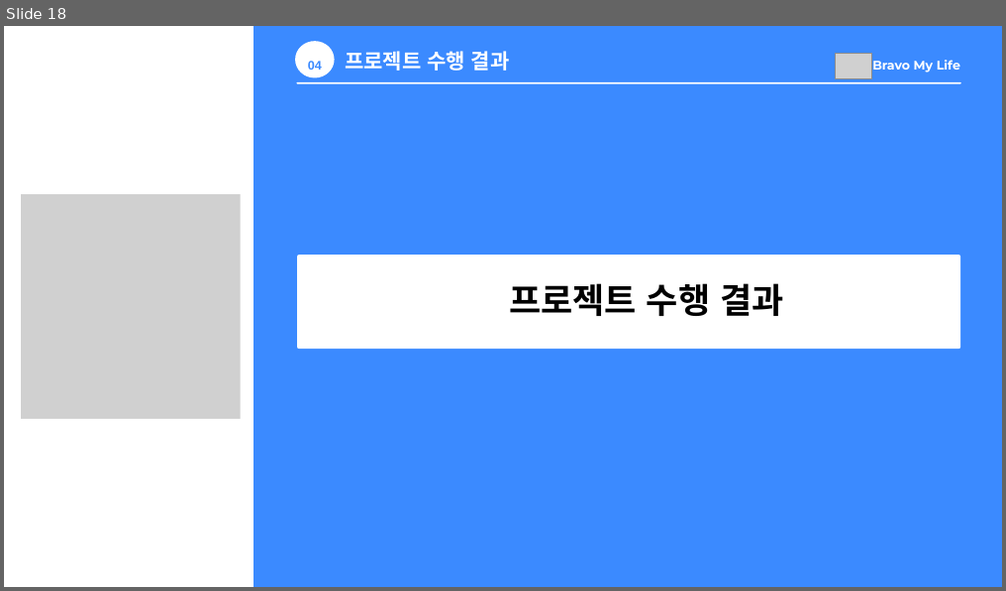
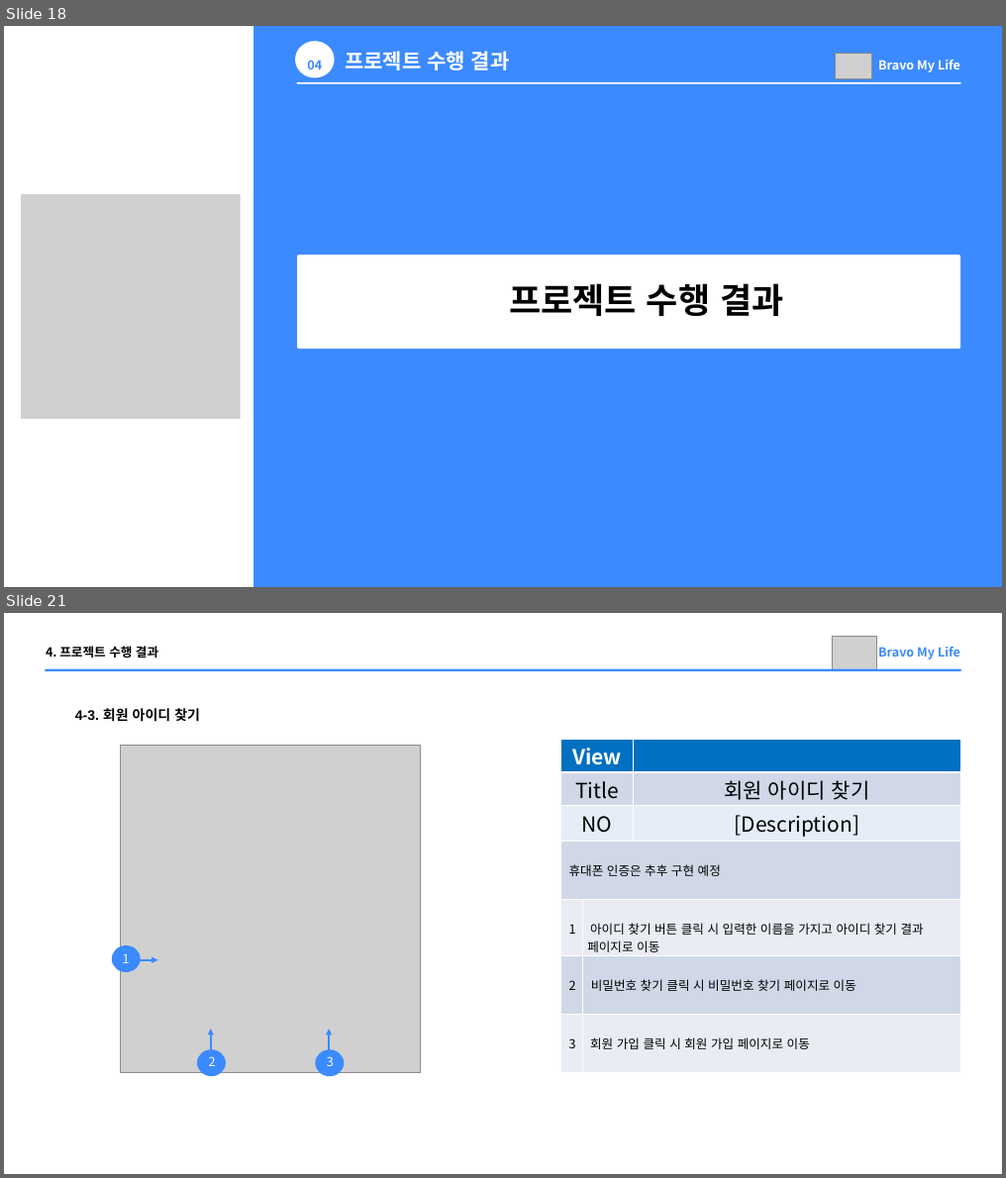
Before and after one commit to Parkjisoo00/ecommerce.saturn, a slide deck: resource/10.prepare/Saturn 미완성.pptx. Shown one above the other, each under a label of ours: slide 18 before the commit, slides 18 and 21 after it; the slides between them are not shown. The pictures are 1006x591 and 1006x1178 pixels, drawn with LibreOffice and Linux fonts; fonts in the diff are those of the drawing; grey boxes stand for pictures. Boxes give left, top, right and bottom in pixels: in the first picture for what was removed or moved away, otherwise in the second. Text is boxed around its words. In the diff, an @@ line names an element or a change of style, - is before the commit and + after.

Commit message:
[아이디 찾기 버튼 수정, ppt수정, WBS 수정]

```diff
--- a/resource/10.prepare/Saturn 미완성.pptx
+++ b/resource/10.prepare/Saturn 미완성.pptx
@@ slide 21 added at (4,613,1002,1174), background #FFFFFF @@
@@ picture added at (832,636,875,669) @@
@@ line added from (46, 670) to (960, 670), #3B8AFF 3 pt @@
@@ text added at (46,646,158,658), 18 pt, text #000000, bold @@
+4. 프로젝트 수행 결과
@@ text added at (878,647,960,660), 18 pt, text #3B8AFF, bold @@
+Bravo My Life
@@ text added at (75,708,200,722), 20 pt, text #000000, bold @@
+4-3. 회원 아이디 찾기
@@ picture added at (120,745,420,1072) @@
@@ table added at (561,739,961,1073), 7 rows, 3 columns @@
+View |  | 
+Title |  | 회원 아이디 찾기
+NO |  | [Description]
+휴대폰 인증은 추후 구현 예정 |  | 
+1 | 아이디 찾기 버튼 클릭 시 입력한 이름을 가지고 아이디 찾기 결과 페이지로 이동 | 
+2 | 비밀번호 찾기 클릭 시 비밀번호 찾기 페이지로 이동 | 
+3 | 회원 가입 클릭 시 회원 가입 페이지로 이동 | 
@@ freeform shape added at (112,946,141,972), fill #3B8AFF @@
@@ text added at (123,955,130,963), 18 pt, text #FFFFFF @@
+1
@@ arrow added from (138, 960) to (157, 960), #3B8AFF 3 pt @@
@@ freeform shape added at (197,1050,226,1076), fill #3B8AFF @@
@@ text added at (209,1057,216,1066), 18 pt, text #FFFFFF @@
+2
@@ arrow added from (211, 1053) to (211, 1029), #3B8AFF 3 pt @@
@@ freeform shape added at (315,1051,344,1076), fill #3B8AFF @@
@@ text added at (327,1057,334,1066), 18 pt, text #FFFFFF @@
+3
@@ arrow added from (329, 1053) to (329, 1029), #3B8AFF 3 pt @@
@@ slide 18 changed as well @@
@@ text "Bravo My Life" at (878,60,960,73): font Montserrat to Noto Sans CJK KR @@
```
Also in this commit, not shown: 23 other slides changed, 6 other slides added, 3 other files.
